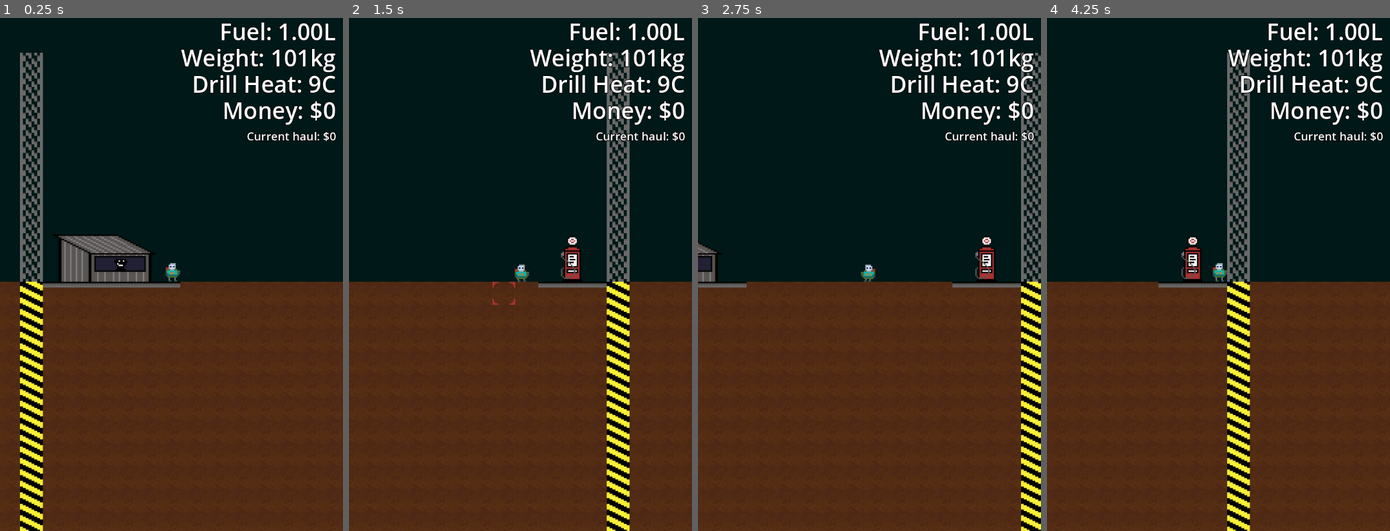
Above: before the commit, frames 1-4 (left to right).
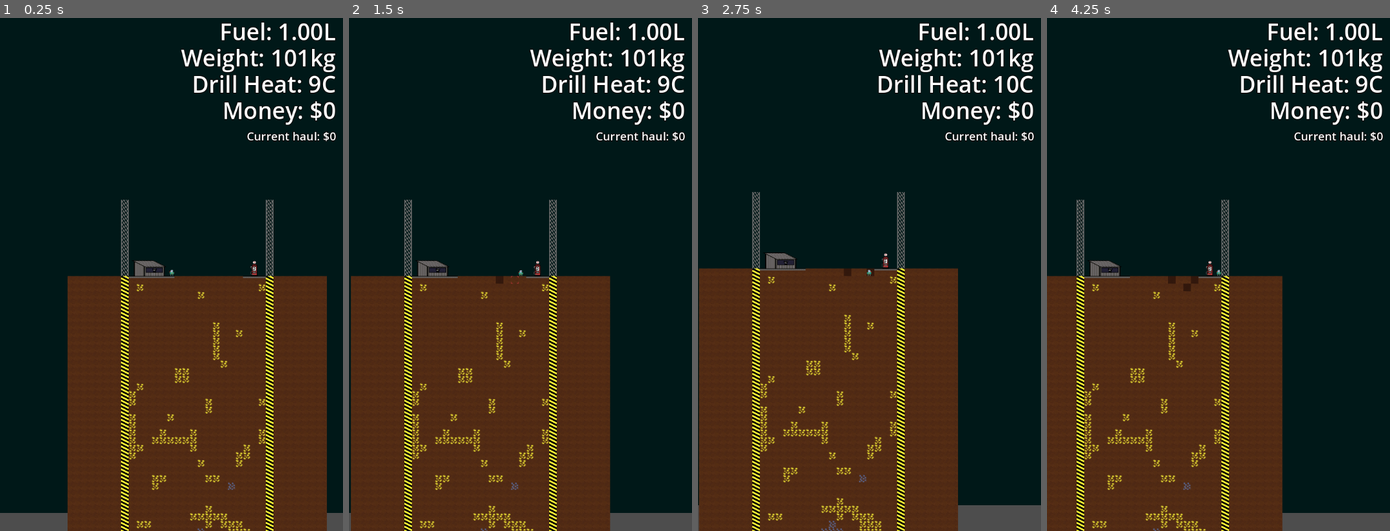
Above: after the commit, the same moments.

Repository: brikr/ludum-dare-57
Game: Godot game, scene res://scenes/main/main.tscn
Two runs of this game, one before a commit and one after it. Both use one fixed random seed, a clock stepped at 60 frames per second and the inputs below.
Inputs (mouse positions are in pixels of both pictures, inside the frame that each line leads up to):
- Up to frame 1 (0.25 s): no input
- Up to frame 2 (1.5 s): tap Enter at 0.5 s; move the mouse to (595, 248) at 0.52 s; press the mouse at (595, 248) at 0.53 s; hold D (move_right) from 0.53 s (still down); tap Space (jump) at 0.77 s; move the mouse to (451, 300) at 1.27 s; release the mouse at (451, 300) at 1.28 s; tap F (interact) at 1.35 s
- Up to frame 3 (2.75 s): tap Space (jump) at 1.52 s; click (800, 300) at 1.55 s; move the mouse to (903, 161) at 2.02 s; release D (move_right) at 2.03 s; press the mouse at (903, 161) at 2.03 s; hold A (move_left) from 2.03 s (still down)
- Up to frame 4 (4.25 s): move the mouse to (1201, 377) at 2.77 s; release A (move_left) at 2.78 s; release the mouse at (1201, 377) at 2.78 s; hold D (move_right) from 2.78 s (still down); click (1201, 377) at 2.85 s; tap Space (jump) at 3.02, 3.77 s; move the mouse to (1321, 351) at 3.52 s; press the mouse at (1321, 351) at 3.53 s; tap F (interact) at 3.6 s

The runs differ from the first frame. In frame 1, 19% of the frame differs, in the area x 0-100%, y 6-100%; in frame 2, 19%; in frame 3, 20%; in frame 4, 25%.
Error before the commit: Invalid access to property or key 'WORLD_GEN' on a base object of type 'Node (constants.gd)'. (res://scenes/game_state/game_state.gd:36)

Commit message:
add stone gen

Diff:
--- a/scenes/game_state/game_state.gd
+++ b/scenes/game_state/game_state.gd
@@ -33,11 +33,11 @@
 
 func gen_resource(resourceType: Tile.TileObjectType, use_noise = true):
   var noise = GenUtils.get_noise()
-  var min_depth = Constants.WORLD_GEN[resourceType][Constants.WORLD_GEN_FIELDS.MIN_DEPTH]
-  var max_depth = Constants.WORLD_GEN[resourceType][Constants.WORLD_GEN_FIELDS.MAX_DEPTH]
-  var min_depth_coefficient = Constants.WORLD_GEN[resourceType][Constants.WORLD_GEN_FIELDS.MIN_COEFFICIENT]
-  var max_depth_coefficient = Constants.WORLD_GEN[resourceType][Constants.WORLD_GEN_FIELDS.MAX_COEFFICIENT]
-  var threashold = Constants.WORLD_GEN[resourceType][Constants.WORLD_GEN_FIELDS.THRESHOLD]
+  var min_depth = Constants.WORLD_GEN_RESOURCES[resourceType][Constants.WORLD_GEN_FIELDS.MIN_DEPTH]
+  var max_depth = Constants.WORLD_GEN_RESOURCES[resourceType][Constants.WORLD_GEN_FIELDS.MAX_DEPTH]
+  var min_depth_coefficient = Constants.WORLD_GEN_RESOURCES[resourceType][Constants.WORLD_GEN_FIELDS.MIN_COEFFICIENT]
+  var max_depth_coefficient = Constants.WORLD_GEN_RESOURCES[resourceType][Constants.WORLD_GEN_FIELDS.MAX_COEFFICIENT]
+  var threashold = Constants.WORLD_GEN_RESOURCES[resourceType][Constants.WORLD_GEN_FIELDS.THRESHOLD]
 
   for x in Constants.MAX_WORLD_WIDTH:
     for y in range(Constants.SURFACE_HEIGHT + min_depth, max_depth):
@@ -54,16 +54,36 @@
         rand_val = randf() # 0.0 and 1.0 inclusive
 
       var probability = rand_val * depth_coefficient
-      if probability > threashold && map[coords].type == Tile.TileType.DIRT:
+      if probability > threashold && map[coords].type in Tile.DIGGABLE_TILES:
         map[coords].objectType = resourceType
 
 
 func gen_base_under_world():
+  # this mostly mirrors gen_resource and needs to be refactored into one func
+  var noise = GenUtils.get_noise()
+  var min_depth = Constants.WORLD_GEN_BASE[Tile.TileType.STONE][Constants.WORLD_GEN_FIELDS.MIN_DEPTH]
+  var max_depth = Constants.WORLD_GEN_BASE[Tile.TileType.STONE][Constants.WORLD_GEN_FIELDS.MAX_DEPTH]
+  var min_depth_coefficient = Constants.WORLD_GEN_BASE[Tile.TileType.STONE][Constants.WORLD_GEN_FIELDS.MIN_COEFFICIENT]
+  var max_depth_coefficient = Constants.WORLD_GEN_BASE[Tile.TileType.STONE][Constants.WORLD_GEN_FIELDS.MAX_COEFFICIENT]
+  var threashold = Constants.WORLD_GEN_BASE[Tile.TileType.STONE][Constants.WORLD_GEN_FIELDS.THRESHOLD]
+
   for x in Constants.MAX_WORLD_WIDTH:
     for y in range(Constants.SURFACE_HEIGHT, Constants.MAX_GEN_DEPTH):
       var coords := Vector2i(x, y)
+      var probability =  0
+
+      if y > min_depth and y < max_depth:
+        # How far are we from min -> max depth (normalized 0.0 to 1.0)
+        var depth_ratio := float(y - (Constants.SURFACE_HEIGHT + min_depth)) / float(max_depth - (Constants.SURFACE_HEIGHT + min_depth))
+        # Sweep coefficient based on depth.
+        var depth_coefficient = lerp(min_depth_coefficient, max_depth_coefficient, depth_ratio)
+        var rand_val = (noise.get_noise_2dv(coords) + 1.0) / 2.0 # between 0.0 and 1
+        probability = rand_val * depth_coefficient
+
       if is_edge(x, y):
         map[coords] = Tile.Border(coords)
+      elif probability > threashold:
+        map[coords] = Tile.Stone(coords)
       else:
         map[coords] = Tile.Dirt(coords)
 
--- a/scenes/player/player.gd
+++ b/scenes/player/player.gd
@@ -42,7 +42,7 @@
 ## Digging
 # digging power (per physics frame)
 # TODO: this should be 1.0 for real digging to return
-var digging_power = 1.0
+var digging_power = 1000.0
 var digging_heat_gen = 0.5
 ## Heat
 # total heat value before it impacts digging
--- a/scenes/player/player.tscn
+++ b/scenes/player/player.tscn
@@ -356,7 +356,6 @@
 animation = &"air_right"
 
 [node name="Camera2D" type="Camera2D" parent="."]
-zoom = Vector2(3, 3)
 
 [node name="CollisionShape2D" type="CollisionShape2D" parent="."]
 shape = SubResource("CircleShape2D_lgqa7")
--- a/scripts/tile.gd
+++ b/scripts/tile.gd
@@ -18,7 +18,7 @@
   return coords.y < Constants.SURFACE_HEIGHT
 
 func is_diggable():
-  return type == TileType.DIRT
+  return type in DIGGABLE_TILES
 
 # how much total digging power must be expended to break this tile
 func difficulty():
